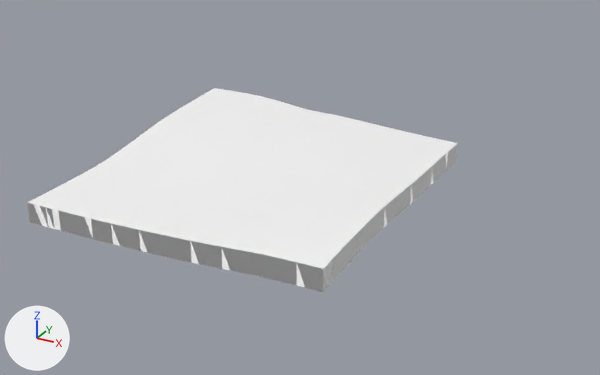
The glTF model public/tiles/1/-5_-1.glb as it was, and as the next commit left it.
Camera for both pictures: a 50 mm camera at (-1631.0, -818.0, 521.0) aimed at (-2222.0, 256.0, -16.0). Arrows for +X, +Y and +Z are at lower left; the lights stay in place. The first picture is the older version. Where no turn or scale is listed for an object, it has been applied to the vertices.

The first picture shows 't1_-5_-1'.
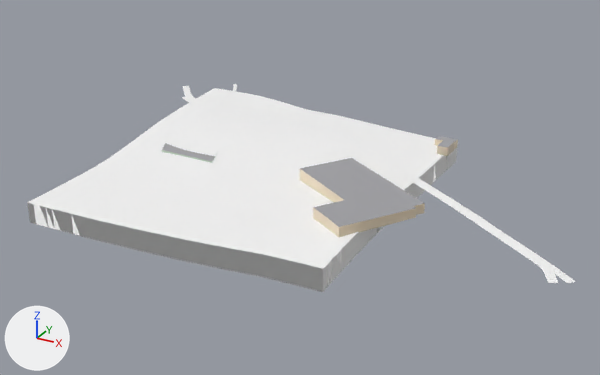
Where the newer file only moved an object's origin or applied its transform, the numbers keep the older frame.

Changed parts and their boxes (x1, y1, x2, y2) in the pictures (600 x 375 px):
't1_-5_-1', reshaped (27% wider)
    before: (27, 88, 458, 292)
    after: (27, 84, 576, 292)
part 1 of me_t1__5__1, added
    after: (162, 84, 576, 283)

What changed in the scene script:
```text
Add mat_far_building:
    mat_far_building = bpy.data.materials.new('far_building')
    mat_far_building.use_nodes = True; mat_far_building.node_tree.nodes.clear()
    _N = mat_far_building.node_tree.nodes; _L = mat_far_building.node_tree.links
    n0 = _N.new('ShaderNodeBsdfPrincipled'); n0.name = 'Principled BSDF'
    n0.inputs[1].default_value = 1.0  # 'Metallic'
    n0.inputs[2].default_value = 1.0  # 'Roughness'
    n1 = _N.new('ShaderNodeOutputMaterial'); n1.name = 'Material Output'
    n2 = _N.new('ShaderNodeVertexColor'); n2.name = 'Color Attribute'
    _L.new(n0.outputs[0], n1.inputs[0])  # 'BSDF' to 'Surface'
    _L.new(n2.outputs[0], n0.inputs[0])  # 'Color' to 'Base Color'
Add mat_far_road:
    mat_far_road = principled_material('far_road')
    mat_far_road.base_color = (1.0, 1.0, 1.0)  # white #ffffff
    mat_far_road.metallic = 1.0
    mat_far_road.roughness = 1.0
Change me_t1__5__1:
    used by ob_t1__5__1; location = (-2304.0, 256.0, -8.0)
    remove me_t1__5__1.from_pydata(...)  # 1841 vertices, 3520 faces; spans x -256.0..256.0, y -256.0..256.0, z -41.0..41.0
    add me_t1__5__1.from_pydata(...)  # 2693 vertices, 4350 faces; spans x -330.0..540.0, y -256.0..292.0, z -41.0..44.0
    me_t1__5__1 part 1: 852 vertices added at x -330.0..540.0, y -178.0..292.0, z 10.0..44.0
    add me_t1__5__1.materials.append(mat_far_building)
    add me_t1__5__1.materials.append(mat_far_road)  # white #ffffff
```
